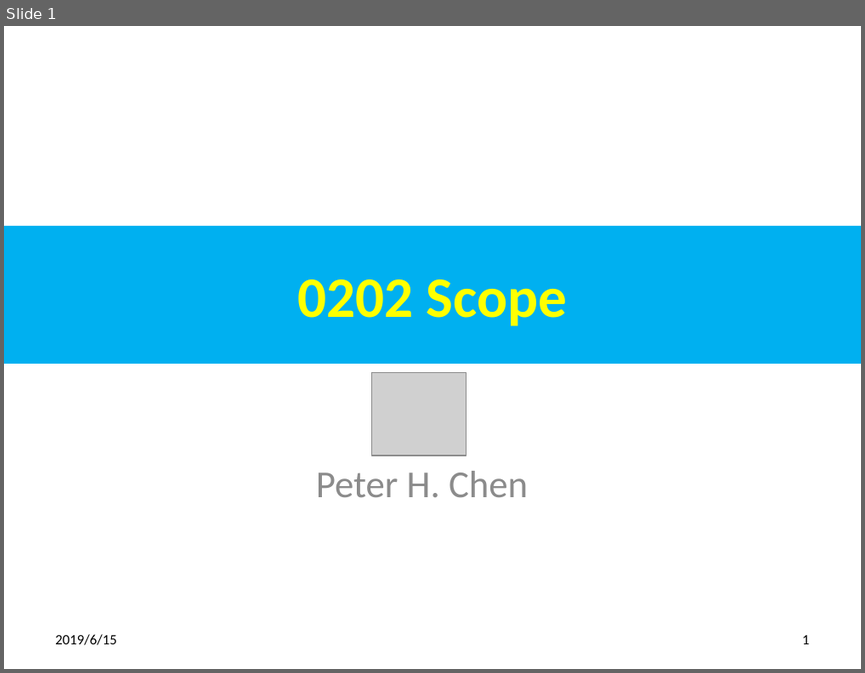
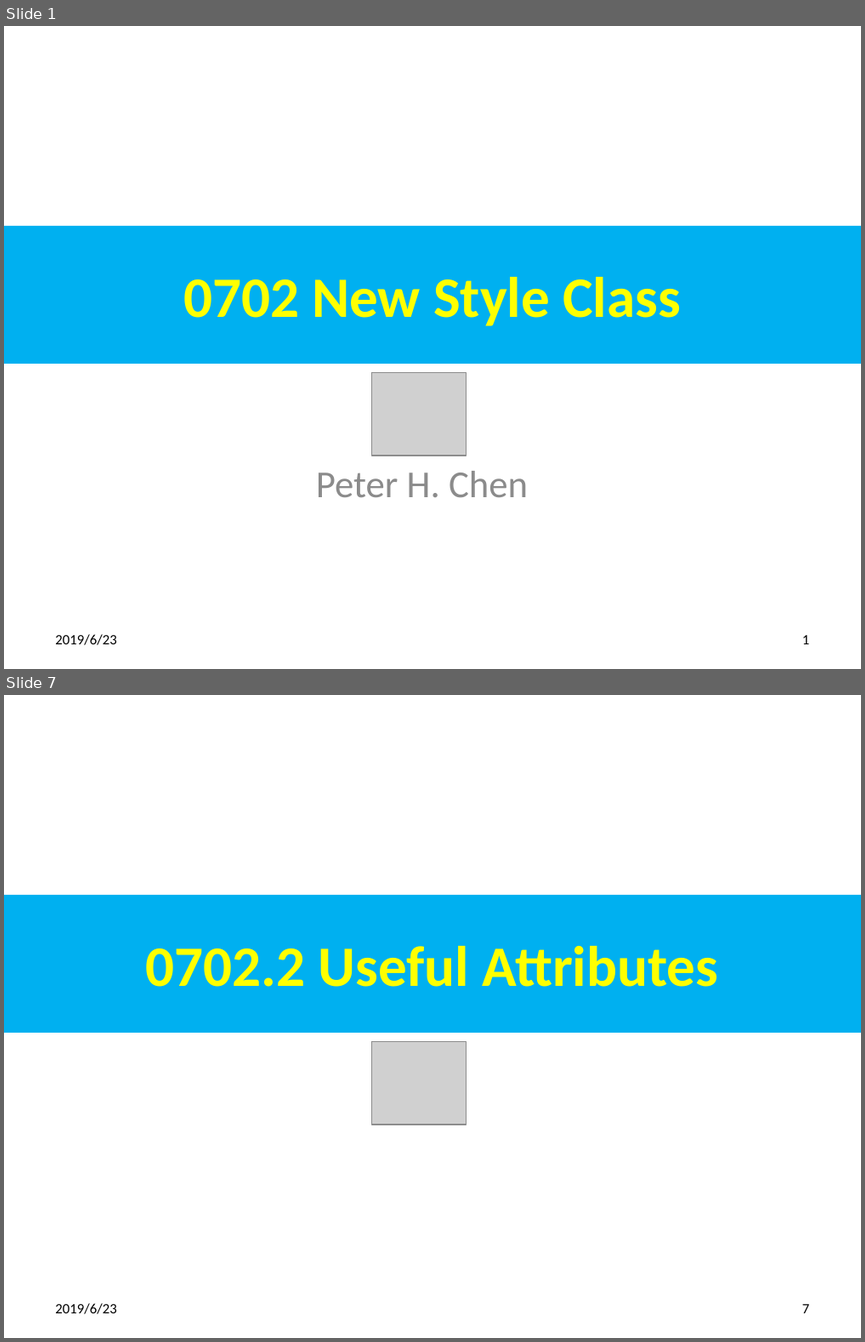
Before and after one commit to pchen0723/700-Python-Adv, a slide deck: 07_OverrideClass/0902_Class.pptx. Shown one above the other, each under a label of ours: slide 1 before the commit, slides 1 and 7 after it; the slides between them are not shown. The pictures are 865x673 and 865x1342 pixels, drawn with LibreOffice and Linux fonts; fonts in the diff are those of the drawing; grey boxes stand for pictures. Boxes give left, top, right and bottom in pixels: in the first picture for what was removed or moved away, otherwise in the second. Text is boxed around its words. In the diff, an @@ line names an element or a change of style, - is before the commit and + after.

```diff
--- a/07_OverrideClass/0902_Class.pptx
+++ b/07_OverrideClass/0902_Class.pptx
@@ slide 7 added at (4,695,861,1338), background #FFFFFF @@
@@ title added at (4,895,861,1032), fill #00B0F0, 48 pt, text #FFFF00, bold @@
+0702.2 Useful Attributes
@@ picture added at (371,1041,466,1124) @@
@@ text added at (55,1303,116,1314), 12 pt, text #000000 @@
+2019/6/23
@@ page number added at (802,1304,809,1313), 12 pt, text #000000 @@
+7
@@ slide 1 changed as well @@
@@ title at (183,277,681,326): text changed @@
-0202 Scope
+0702 New Style Class
@@ text at (55,634,116,645): text changed @@
-2019/6/15
+2019/6/23
```
Also in this commit, not shown: 2 other slides changed, 29 other slides added, 17 other files.
